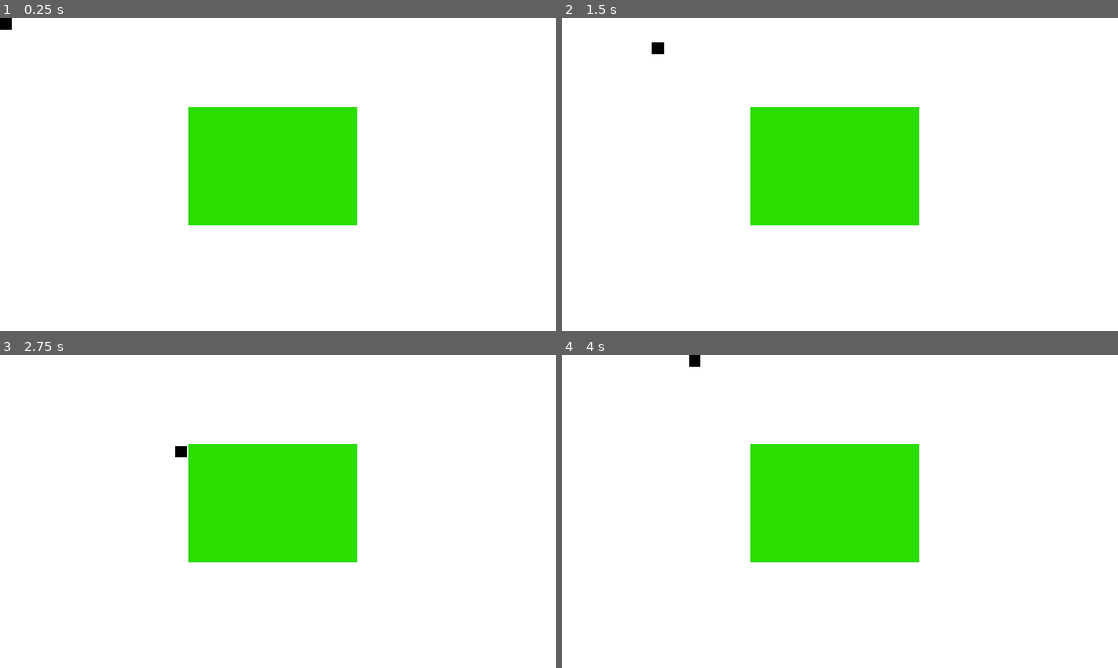
Above: before the commit, frames 1-4 (two rows, left to right).
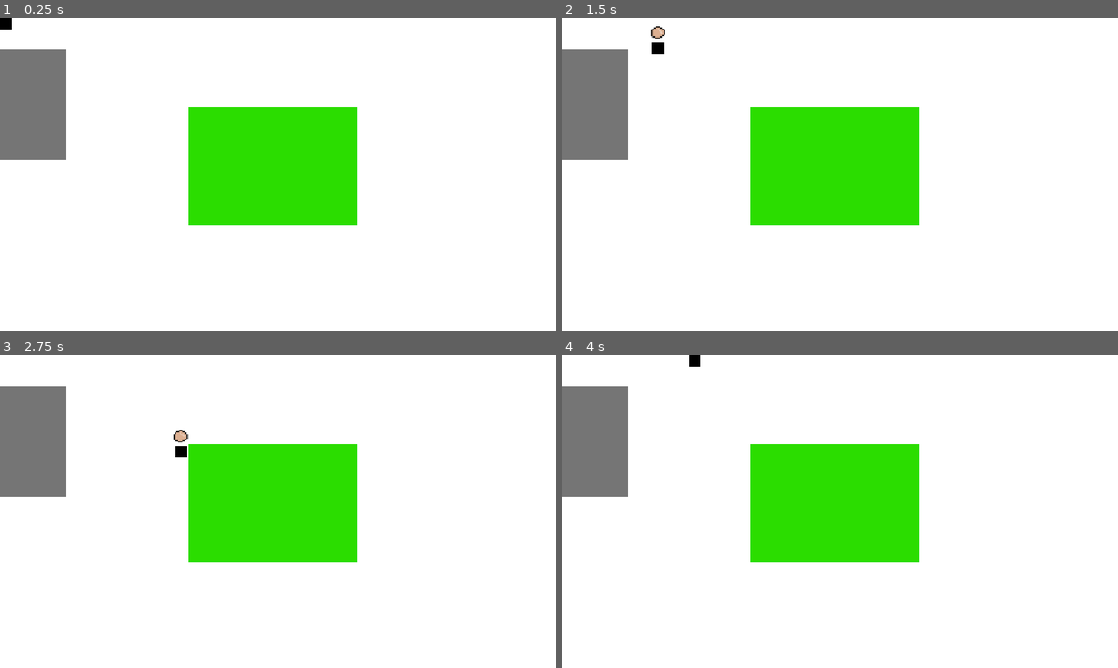
Above: after the commit, the same moments.

Repository: HarisKhanFr/dont-wake-the-giant
Game: Godot game, scene res://main.tscn
The game is run twice, just before and just after one commit, with the same random seed, the same clock (stepped at 60 frames per second) and the same inputs.
Inputs:
- Up to frame 1 (0.25 s): no input
- Up to frame 2 (1.5 s): tap Enter at 0.5 s; hold D (move_right) 0.53-1.28 s; hold S (move_down) from 1.28 s (still down)
- Up to frame 3 (2.75 s): release S (move_down) at 2.03 s; hold D (move_right) from 2.03 s (still down)
- Up to frame 4 (4 s): release D (move_right) at 2.78 s; hold W (move_up) 2.78-3.53 s; hold A (move_left) from 3.53 s (still down)

The runs differ from the first frame. In frame 1, 4.2% of the frame differs, in the area x 0-12%, y 10-46%; in frame 2, 4.3%, in the area x 0-19%, y 2-46%; in frame 3, 4.3%; in frame 4, 4.2%.

Commit message:
Add item pickup

Diff:
--- a/dont-wake-the-giant/main.gd
+++ b/dont-wake-the-giant/main.gd
@@ -39,3 +39,10 @@
 		$Giant.color = Color.RED
 		$GiantTimer.start(awakeFor)
 		is_awake = true
+
+
+func _on_item_body_entered(body: Node2D) -> void:
+	if body == $Player:
+		print("Picked up")
+		$Player/HeldItem.visible = true
+		$Item.queue_free()
--- a/dont-wake-the-giant/main.tscn
+++ b/dont-wake-the-giant/main.tscn
@@ -2,6 +2,13 @@
 
 [ext_resource type="Script" uid="uid://dm0hcsd1blaff" path="res://main.gd" id="1_0xm2m"]
 [ext_resource type="PackedScene" uid="uid://bgm5stcd40yvc" path="res://player.tscn" id="1_ig7tw"]
+[ext_resource type="Texture2D" uid="uid://df0mhpv817fob" path="res://New Piskel.png" id="3_h2yge"]
+
+[sub_resource type="CircleShape2D" id="CircleShape2D_mghdt"]
+radius = 15.033297
+
+[sub_resource type="RectangleShape2D" id="RectangleShape2D_mghdt"]
+size = Vector2(137, 231)
 
 [node name="Main" type="Node2D" unique_id=536632652]
 script = ExtResource("1_0xm2m")
@@ -37,4 +44,29 @@
 theme_override_font_sizes/font_size = 80
 text = "Caught! Press R to retry"
 
+[node name="Item" type="Area2D" parent="." unique_id=1920614002]
+
+[node name="CollisionShape2D" type="CollisionShape2D" parent="Item" unique_id=1258863234]
+shape = SubResource("CircleShape2D_mghdt")
+
+[node name="Sprite2D" type="Sprite2D" parent="Item" unique_id=228876549]
+position = Vector2(2, 2)
+scale = Vector2(0.63007814, 0.6382378)
+texture = ExtResource("3_h2yge")
+
+[node name="MouseHole" type="Area2D" parent="." unique_id=621566346]
+position = Vector2(-22, 29)
+
+[node name="ColorRect" type="ColorRect" parent="MouseHole" unique_id=382363829]
+offset_left = 22.0
+offset_top = 35.0
+offset_right = 159.0
+offset_bottom = 266.0
+color = Color(0, 0, 0, 0.5411765)
+
+[node name="CollisionShape2D" type="CollisionShape2D" parent="MouseHole" unique_id=2005482469]
+position = Vector2(90.5, 150.5)
+shape = SubResource("RectangleShape2D_mghdt")
+
 [connection signal="timeout" from="GiantTimer" to="." method="_on_giant_timer_timeout"]
+[connection signal="body_entered" from="Item" to="." method="_on_item_body_entered"]
--- a/dont-wake-the-giant/player.tscn
+++ b/dont-wake-the-giant/player.tscn
@@ -1,6 +1,7 @@
 [gd_scene format=3 uid="uid://bgm5stcd40yvc"]
 
 [ext_resource type="Script" uid="uid://cqtbv51y7hadt" path="res://player.gd" id="1_4flbx"]
+[ext_resource type="Texture2D" uid="uid://df0mhpv817fob" path="res://New Piskel.png" id="2_onrkg"]
 
 [sub_resource type="RectangleShape2D" id="RectangleShape2D_mghdt"]
 size = Vector2(24, 24)
@@ -16,3 +17,9 @@
 [node name="CollisionShape2D" type="CollisionShape2D" parent="." unique_id=540518506]
 position = Vector2(12, 12)
 shape = SubResource("RectangleShape2D_mghdt")
+
+[node name="HeldItem" type="Sprite2D" parent="." unique_id=511047271]
+visible = false
+position = Vector2(13.000001, -17)
+scale = Vector2(0.68333334, 0.6916667)
+texture = ExtResource("2_onrkg")
Binary file added: dont-wake-the-giant/New Piskel.gif
Binary file added: dont-wake-the-giant/New Piskel.png
Not shown, added: dont-wake-the-giant/New Piskel.png.import
Binary file added: dont-wake-the-giant/food.png
Not shown, added: dont-wake-the-giant/food.png.import
Not shown, added: art/New Piskel.png
Not shown, added: art/food.png
